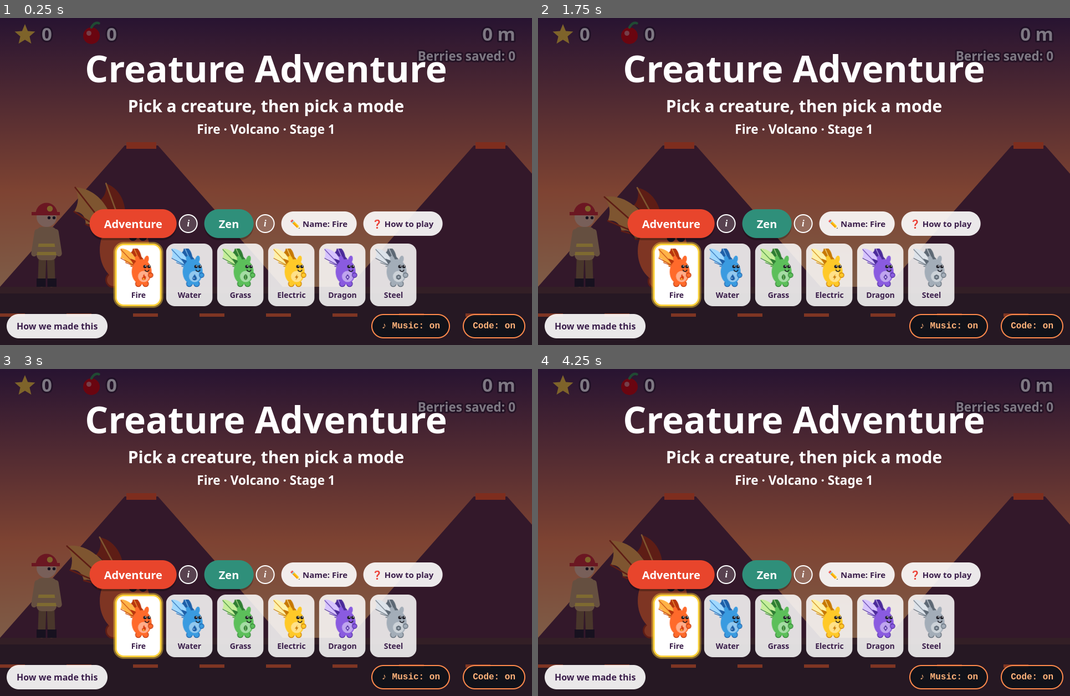
Above: before the commit, frames 1-4 (two rows, left to right).
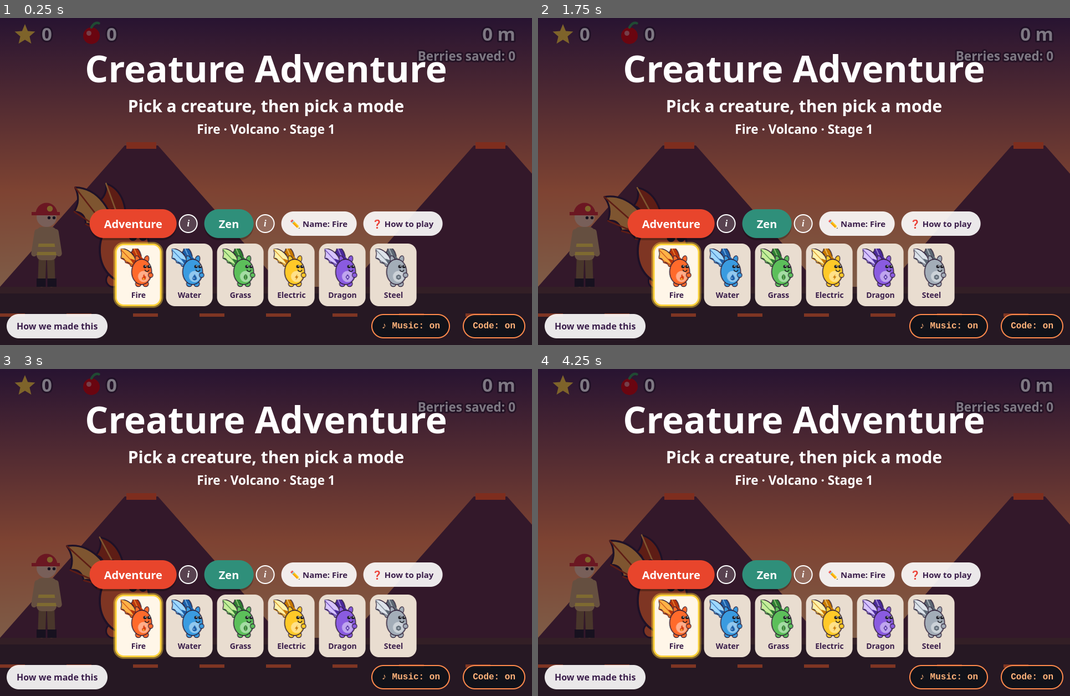
Above: after the commit, the same moments.

Repository: daynwj/creature-adventure-game
Game: browser game, page index.html
Two runs of this game, one before a commit and one after it. Both use one fixed random seed, a clock stepped at 60 frames per second and the inputs below.
Inputs (mouse positions are in pixels of both pictures, inside the frame that each line leads up to):
- Up to frame 1 (0.25 s): no input
- Up to frame 2 (1.75 s): click (804, 178) at 0.27 s; hold Right 1.03-1.53 s; tap Space at 1.1, 1.6 s; hold Down from 1.58 s (still down)
- Up to frame 3 (3 s): release Down at 1.85 s; hold Left 1.9-2.47 s; tap Space at 2.1, 2.6 s; hold Up 2.52-2.82 s; hold Right from 2.87 s (still down)
- Up to frame 4 (4.25 s): tap Space at 3.1, 3.6, 4.1 s; release Right at 3.53 s; hold Up 3.58-3.82 s; hold Left from 3.87 s (still down)

The runs differ from the first frame. In frame 1, 1.1% of the frame differs, in the area x 13-79%, y 50-86%; in frame 2, 1.1%; in frame 3, 1.1%, in the area x 12-79%, y 51-86%; in frame 4, 1.1%.

Commit message:
Outline the creatures so they stand out on light backgrounds
Every creature gets a dark outline (body, ears, hands, feet, tail, wing
edges), and the picker tiles are a warmer, slightly darker shade. The grey
Steel creature and the pale wings no longer wash out on the picker or on
light skies like the mountains.

Co-Authored-By: Claude Opus 5.5 <noreply@anthropic.com>
Claude-Session: https://claude.ai/code/session_0189GTofpS7ccBXQr6bBsd5i

Diff:
--- a/js/creatures.js
+++ b/js/creatures.js
@@ -6,6 +6,9 @@
 function circ(x, y, r, c) { ctx.beginPath(); ctx.arc(x, y, r, 0, 7); ctx.fillStyle = c; ctx.fill(); }
 function ell(x, y, rx, ry, rot, c) { ctx.beginPath(); ctx.ellipse(x, y, rx, ry, rot, 0, 7); ctx.fillStyle = c; ctx.fill(); }
 function tri(a, b, c, d, e, f, col) { ctx.beginPath(); ctx.moveTo(a, b); ctx.lineTo(c, d); ctx.lineTo(e, f); ctx.closePath(); ctx.fillStyle = col; ctx.fill(); }
+// INK is the dark outline around every creature, like cartoon line art. It keeps light creatures
+// (Steel, Electric, pale wings) visible on light skies and on the picker buttons.
+const INK = "#2a1a33";
 function outlined(x, y, r, fill, line) { circ(x, y, r, fill); ctx.lineWidth = 2; ctx.strokeStyle = line; ctx.stroke(); }
 
 // A bat wing, drawn from the shoulder (0, 0) out to the left. The bottom edge curves in between
@@ -19,6 +22,7 @@
   ctx.quadraticCurveTo(-21, -10, -16, 0);           // scallop 3
   ctx.quadraticCurveTo(-8, -4, 0, 4);               // back to the shoulder
   ctx.closePath(); ctx.fillStyle = fill; ctx.fill();
+  ctx.strokeStyle = INK; ctx.lineWidth = 2.2 / k; ctx.lineJoin = "round"; ctx.stroke();   // outline the whole wing
   ctx.strokeStyle = line; ctx.lineWidth = 1.8 / k; ctx.lineCap = "round"; ctx.beginPath();
   for (const [fx, fy] of [[-46, -38], [-42, -16], [-29, -7], [-16, 0]]) { ctx.moveTo(0, 0); ctx.lineTo(fx, fy); }   // finger bones
   ctx.stroke(); ctx.restore();
@@ -70,17 +74,19 @@
   batWing(-2, -24, 0.45 + flap * 0.8, T.dark, T.fin, wing * 0.77);   // far wing: behind, higher, darker
   batWing(-12, -14, 0.12 + flap, T.fin, T.dark, wing);               // near wing: spread out behind
   if (stage >= 2) {                                                   // tail, with the belly mark on the tip
-    ctx.strokeStyle = T.body; ctx.lineWidth = 9; ctx.lineCap = "round"; ctx.beginPath();
-    ctx.moveTo(-22, 24); ctx.quadraticCurveTo(-44, 30, -50, 12); ctx.stroke();
+    ctx.lineCap = "round";
+    for (const [col, w] of [[INK, 13], [T.body, 9]]) {               // dark edge first, then the tail on top
+      ctx.strokeStyle = col; ctx.lineWidth = w; ctx.beginPath(); ctx.moveTo(-22, 24); ctx.quadraticCurveTo(-44, 30, -50, 12); ctx.stroke();
+    }
     drawMark(T, -51, 6, stage === 3 ? 0.55 : 0.42);
   }
   tri(-24, -20, -34, -40, -12, -32, T.dark);                         // back spikes
   tri(-8, -34, -10, -56, 6, -38, T.dark);
   if (stage >= 2) tri(-30, -4, -46, -16, -26, -18, T.dark);          // extra spike
-  outlined(-18 - swing, 12, 6.5, T.body, T.dark);                    // far hand (behind the body)
-  outlined(-10 + swing, 36, 8.5, T.body, T.dark);                    // feet: circles
-  outlined(12 - swing, 36, 8.5, T.body, T.dark);
-  ell(-12, -36, 7, 13, -0.3, T.body); ell(14, -36, 7, 13, 0.3, T.body);   // ears
+  outlined(-18 - swing, 12, 6.5, T.body, INK);                       // far hand (behind the body)
+  outlined(-10 + swing, 36, 8.5, T.body, INK);                       // feet: circles
+  outlined(12 - swing, 36, 8.5, T.body, INK);
+  for (const [ex, rot] of [[-12, -0.3], [14, 0.3]]) { ell(ex, -36, 7, 13, rot, T.body); ctx.strokeStyle = INK; ctx.lineWidth = 2; ctx.stroke(); }   // ears
   if (stage === 2) { tri(18, -32, 26, -50, 26, -30, T.dark); tri(6, -36, 10, -52, 14, -34, T.dark); }   // little horns
   if (stage === 3) {                                                  // long curved horns
     ctx.fillStyle = T.dark;
@@ -89,12 +95,12 @@
       ctx.quadraticCurveTo(hx + 6 * lean, -52, hx + 6, -32); ctx.closePath(); ctx.fill();
     }
   }
-  ell(0, 0, 30, 38, 0, T.body);                                      // blob body: an oval, taller than wide
+  ell(0, 0, 30, 38, 0, T.body); ctx.strokeStyle = INK; ctx.lineWidth = 2.5; ctx.stroke();   // blob body: an oval, taller than wide
   ell(6, 14, 17, 17, 0, "rgba(255,255,255,.45)");                    // belly
   if (stage === 3) { ctx.beginPath(); ctx.arc(6, 16, 13, 0, 7); ctx.strokeStyle = T.dark; ctx.lineWidth = 2; ctx.stroke(); }   // ring
   drawMark(T, 6, 16, 0.75);                                          // belly mark, middle of the belly
   if (stage === 3) { ell(16, -28, 4, 5, 0, T.fin); ctx.strokeStyle = T.dark; ctx.lineWidth = 1.5; ctx.stroke(); }   // forehead gem
-  outlined(27 + swing * 0.6, 10, 7, T.body, T.dark);                 // near hand: a circle
+  outlined(27 + swing * 0.6, 10, 7, T.body, INK);                    // near hand: a circle
   circ(10, -16, 5, "#1a1a22"); circ(22, -16, 5, "#1a1a22"); circ(11.5, -17.5, 1.7, "#fff"); circ(23.5, -17.5, 1.7, "#fff");
   ctx.strokeStyle = "#1a1a22"; ctx.lineWidth = 2.5; ctx.lineCap = "round";
   ctx.beginPath(); ctx.arc(16, -7, 6, 0.2, Math.PI - 0.2); ctx.stroke();   // smile
--- a/style.css
+++ b/style.css
@@ -37,10 +37,11 @@
 #modeInfo li { margin: 3px 0; }
 #modeInfo em { display: block; margin-top: 6px; font-style: normal; font-weight: 700; color: #c4410a; }
 #picker { display: flex; flex-wrap: wrap; justify-content: center; gap: 8px; }
-.pick { width: 84px; padding: 6px 4px 8px; border-radius: 16px; border: 3px solid transparent; background: rgba(255,255,255,.85);
+/* a warm, slightly darker tile, so pale wings and the grey Steel creature still stand out */
+.pick { width: 84px; padding: 6px 4px 8px; border-radius: 16px; border: 3px solid transparent; background: #e9ddd0;
         display: flex; flex-direction: column; align-items: center; gap: 2px; font: 700 14px system-ui, sans-serif; color: #3a1d4a; }
 .pick span { max-width: 76px; overflow: hidden; text-overflow: ellipsis; white-space: nowrap; }
-.pick[aria-pressed="true"] { border-color: #ffd23a; background: #fff; box-shadow: 0 0 0 3px rgba(255,210,58,.45); }
+.pick[aria-pressed="true"] { border-color: #ffd23a; background: #fff6e8; box-shadow: 0 0 0 3px rgba(255,210,58,.45); }
 .pick canvas { width: 64px; height: 72px; }
 
 /* the naming box */
